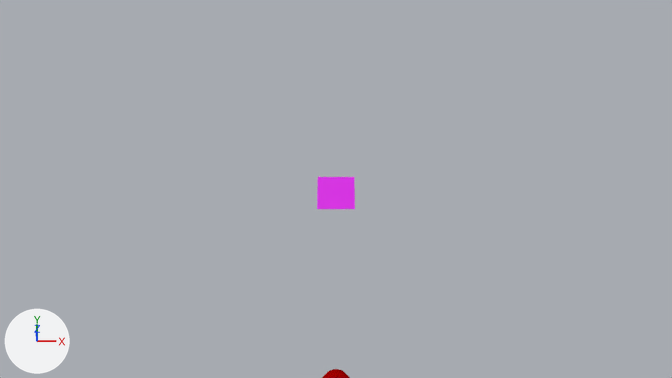
One commit to the Blender file scenes/counter-level.blend: the scene before it, then after it.
Rendered twice from the file's camera 'Camera'. The axes (+X, +Y, +Z) are drawn at lower left. The lights are the same throughout.

Script lines for the objects in view, before the commit:
```python
ob_styrofoam_base_000 = bpy.data.objects.new('Styrofoam.Base.000', me_styrofoam_base_000)
ob_styrofoam_base_000.location = (0.0, 11.56, -1.08)
ob_styrofoam_base_000.rotation_euler = (1.571, 0.0, 0.0)  # degrees (90, 0, 0)
ob_styrofoam_base_001 = bpy.data.objects.new('Styrofoam.Base.001', me_styrofoam_base_001)
ob_styrofoam_base_001.location = (0.0, 9.02, -1.08)
ob_styrofoam_base_001.rotation_euler = (1.571, 0.0, 0.0)  # degrees (90, 0, 0)
ob_styrofoam_base_002 = bpy.data.objects.new('Styrofoam.Base.002', me_styrofoam_base_002)
ob_styrofoam_base_002.location = (0.0, 6.58, -1.08)
ob_styrofoam_base_002.rotation_euler = (1.571, 0.0, 0.0)  # degrees (90, 0, 0)
ob_styrofoam_base_003 = bpy.data.objects.new('Styrofoam.Base.003', me_styrofoam_base_003)
ob_styrofoam_base_003.location = (0.0, 4.09, -1.08)
ob_styrofoam_base_003.rotation_euler = (1.571, 0.0, 0.0)  # degrees (90, 0, 0)
ob_styrofoam_entree_right_002 = bpy.data.objects.new('Styrofoam.Entree.Right.002', me_styrofoam_entree_right_002)
ob_styrofoam_entree_right_002.parent = ob_styrofoam_base_002
ob_styrofoam_entree_right_002.location = (0.454, 6.102, -0.847)
ob_styrofoam_entree_right_003 = bpy.data.objects.new('Styrofoam.Entree.Right.003', me_styrofoam_entree_right_003)
ob_styrofoam_entree_right_003.parent = ob_styrofoam_base_003
ob_styrofoam_entree_right_003.location = (0.454, 3.621, -0.847)
ob_styrofoam_side_001 = bpy.data.objects.new('Styrofoam.Side.001', me_styrofoam_side_001)
ob_styrofoam_side_001.parent = ob_styrofoam_base_001
ob_styrofoam_side_001.location = (-0.452, 9.491, -0.847)
ob_walkmesh = bpy.data.objects.new('WalkMesh', me_walkmesh)
ob_walkmesh.location = (0.0, 0.0, -0.5)
```
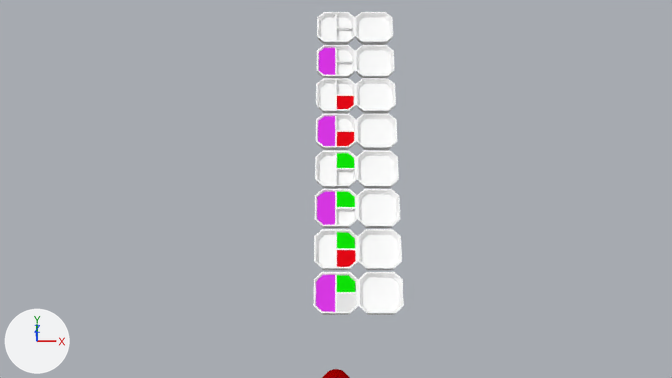
Changed parts and their boxes [x1, y1, x2, y2] in the pictures (672 x 378 px):
'Styrofoam.Base.006', shown: after [314, 229, 402, 270]
'Styrofoam.Base.004', shown: after [315, 150, 399, 188]
'Styrofoam.Base.002', shown: after [316, 78, 396, 114]
'Styrofoam.Base.000', shown: after [317, 12, 393, 45]
'Styrofoam.Base.007', shown: after [313, 272, 404, 315]
'Styrofoam.Base.005', shown: after [315, 189, 400, 228]
'Styrofoam.Base.003', shown: after [316, 114, 397, 150]
'Styrofoam.Base.001', shown: after [317, 45, 394, 78]
'WalkMesh', hidden (pink): before [317, 177, 355, 209]
'Styrofoam.Side.007', shown (pink): after [316, 275, 335, 312]
'Styrofoam.Side.005', shown (pink): after [317, 192, 335, 225]
'Styrofoam.Side.003', shown (pink): after [318, 116, 335, 146]
'Styrofoam.Side.001', shown (pink): after [319, 48, 335, 75]
'Styrofoam.Entree.Right.007', shown: after [337, 294, 356, 312]
'Styrofoam.Entree.Right.006', shown: after [337, 250, 355, 267]
'Styrofoam.Entree.Left.007', shown: after [337, 275, 355, 292]
'Styrofoam.Entree.Left.006', shown: after [337, 232, 355, 248]
'Styrofoam.Entree.Left.005', shown: after [337, 192, 355, 207]
'Styrofoam.Entree.Left.004', shown: after [337, 153, 354, 168]
'Styrofoam.Entree.Right.003', shown: after [337, 132, 354, 146]
'Styrofoam.Entree.Right.002', shown: after [337, 96, 354, 109]

What the commit changed:
Object 'WalkMesh' (ob_walkmesh) is now hidden.
Object 'Styrofoam.Base.000' (ob_styrofoam_base_000) is now shown.
Object 'Styrofoam.Base.001' (ob_styrofoam_base_001) is now shown.
Object 'Styrofoam.Side.001' (ob_styrofoam_side_001) is now shown.
Object 'Styrofoam.Base.002' (ob_styrofoam_base_002) is now shown.
Object 'Styrofoam.Entree.Right.002' (ob_styrofoam_entree_right_002) is now shown.
Object 'Styrofoam.Base.003' (ob_styrofoam_base_003) is now shown.
Object 'Styrofoam.Entree.Right.003' (ob_styrofoam_entree_right_003) is now shown.
Object 'Styrofoam.Side.003' (ob_styrofoam_side_003) is now shown.
Object 'Styrofoam.Base.004' (ob_styrofoam_base_004) is now shown.
Object 'Styrofoam.Base.005' (ob_styrofoam_base_005) is now shown.
Object 'Styrofoam.Side.005' (ob_styrofoam_side_005) is now shown.
Object 'Styrofoam.Base.006' (ob_styrofoam_base_006) is now shown.
Object 'Styrofoam.Entree.Right.006' (ob_styrofoam_entree_right_006) is now shown.
Object 'Styrofoam.Base.007' (ob_styrofoam_base_007) is now shown.
Object 'Styrofoam.Entree.Right.007' (ob_styrofoam_entree_right_007) is now shown.
Object 'Styrofoam.Side.007' (ob_styrofoam_side_007) is now shown.
Object 'Styrofoam.Entree.Left.004' (ob_styrofoam_entree_left_004) is now shown.
Object 'Styrofoam.Entree.Left.005' (ob_styrofoam_entree_left_005) is now shown.
Object 'Styrofoam.Entree.Left.006' (ob_styrofoam_entree_left_006) is now shown.
Object 'Styrofoam.Entree.Left.007' (ob_styrofoam_entree_left_007) is now shown.
